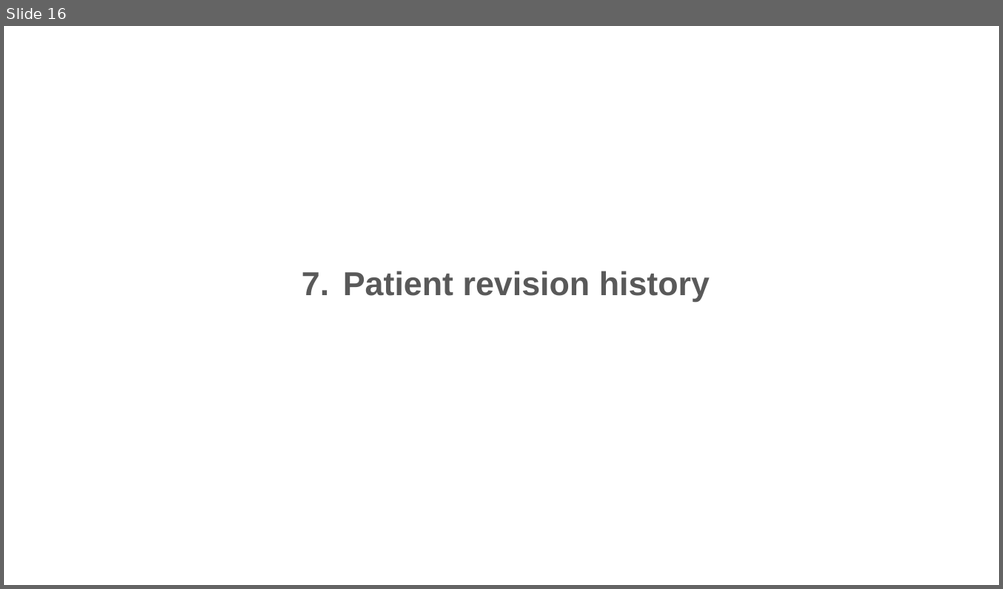
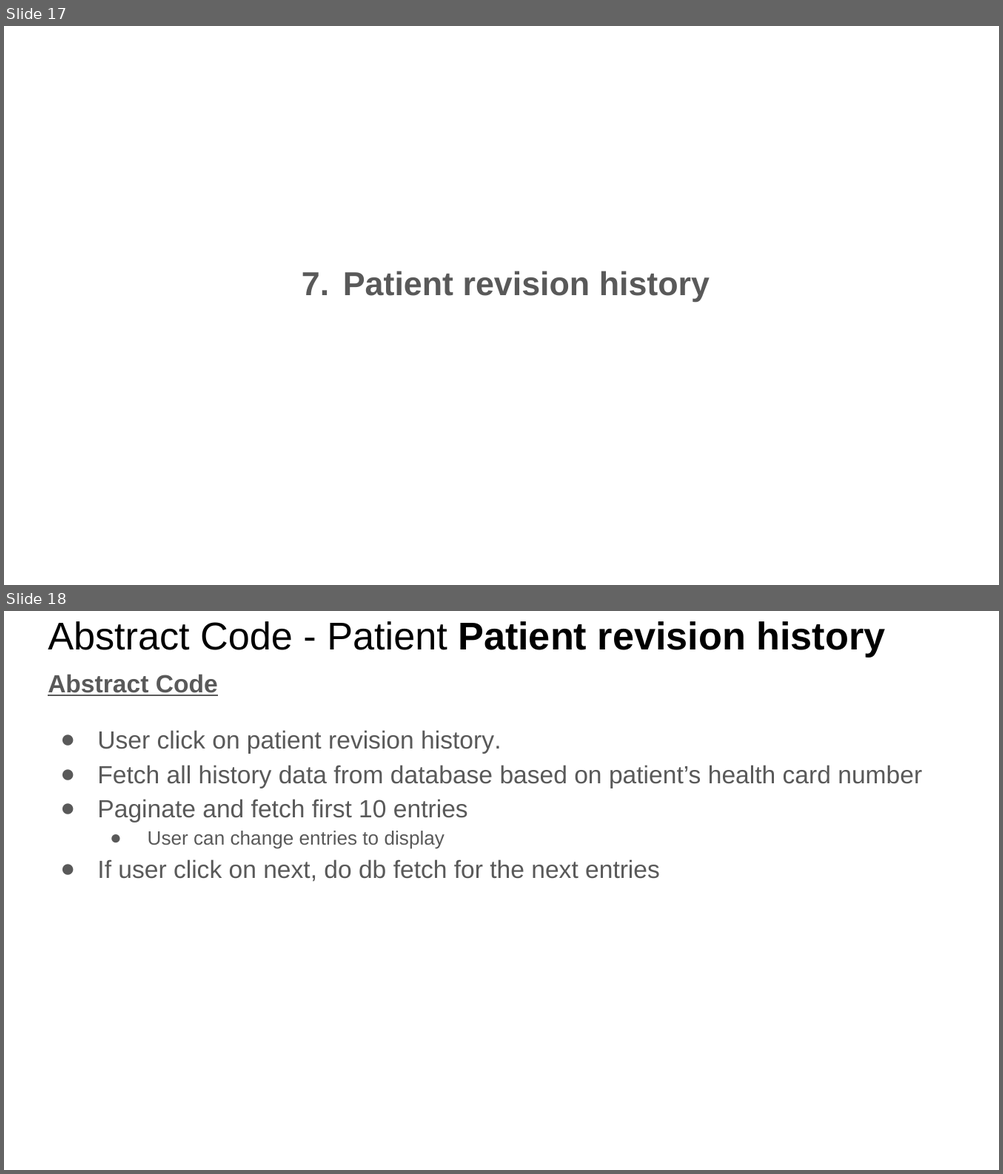
Before and after one commit to siuwafong/FS1030_group_assignment, a slide deck: diagrams/phase2/FS1030 - Phase 2 - Abstract SQL.pptx. Shown one above the other, each under a label of ours: slide 16 before the commit, slides 17 and 18 after it. The pictures are 1003x589 and 1003x1174 pixels, drawn with LibreOffice and Linux fonts; fonts in the diff are those of the drawing. Boxes give left, top, right and bottom in pixels: in the first picture for what was removed or moved away, otherwise in the second. Text is boxed around its words. In the diff, an @@ line names an element or a change of style, - is before the commit and + after.

```diff
--- a/diagrams/phase2/FS1030 - Phase 2 - Abstract SQL.pptx
+++ b/diagrams/phase2/FS1030 - Phase 2 - Abstract SQL.pptx
@@ slide 18 added at bbox=[4, 611, 999, 1170], background #FFFFFF @@
@@ title added at bbox=[48, 621, 885, 657], 28 pt, text #000000, bold @@
+Abstract Code - Patient Patient revision history
@@ text added at bbox=[48, 674, 922, 882], 18 pt, text #595959 @@
+Abstract Code
+● User click on patient revision history.
+● Fetch all history data from database based on patient’s health card number
+● Paginate and fetch first 10 entries
+  ● User can change entries to display
+● If user click on next, do db fetch for the next entries
@@ what was slide 16 is now slide 17 @@
```
Also in this commit, not shown: 1 other slide added, 8 other files.
